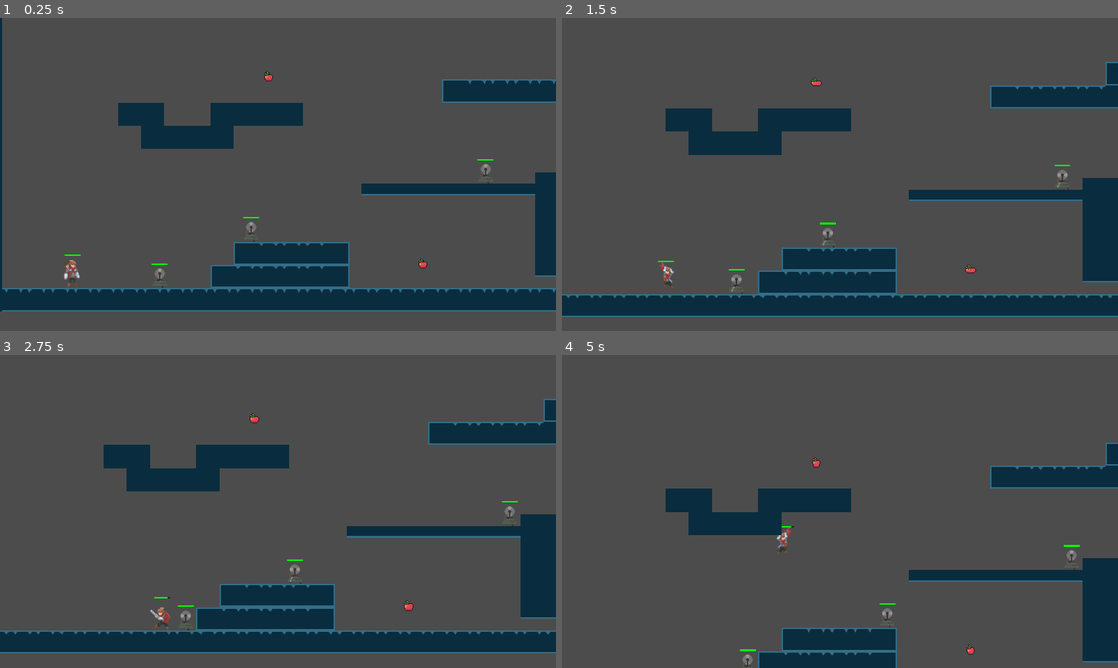
Above: before the commit, frames 1-4 (two rows, left to right).
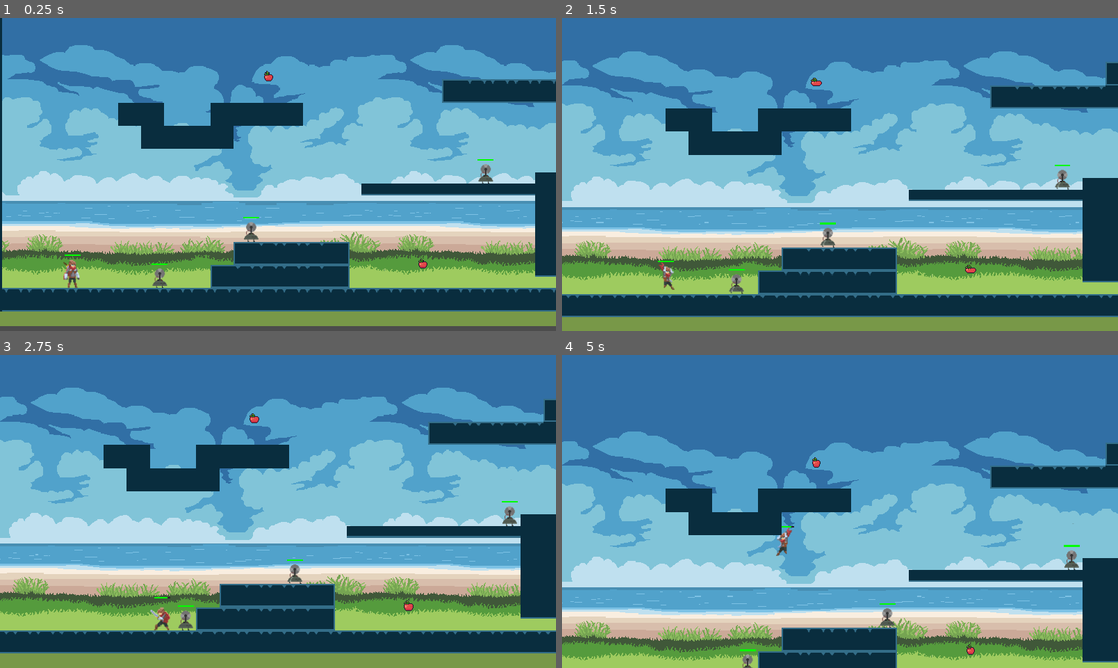
Above: after the commit, the same moments.

Repository: JoaoFAbrahan/GameJam_IFMS2021
Game: Godot game, scene res://Levels/Level_TESTE/SCENE_Level_TESTE.tscn
The game is run twice, just before and just after one commit, with the same random seed, the same clock (stepped at 60 frames per second) and the same inputs.
Inputs (mouse positions are in pixels of both pictures, inside the frame that each line leads up to):
- Up to frame 1 (0.25 s): no input
- Up to frame 2 (1.5 s): move the mouse to (962, 158) at 0.52 s; press the mouse at (962, 158) at 0.53 s; hold D (PlayerMovement_RIGHT) from 0.53 s (still down); tap Space (PlayerAction_JUMP) at 0.77 s; move the mouse to (728, 190) at 1.27 s; release the mouse at (728, 190) at 1.28 s; tap S (PlayerAction_CROUCH) at 1.35 s
- Up to frame 3 (2.75 s): tap Space (PlayerAction_JUMP) at 1.52 s; move the mouse to (333, 442) at 2.02 s; release D (PlayerMovement_RIGHT) at 2.03 s; hold A (PlayerMovement_LEFT) from 2.03 s (still down); tap Shift (PlayerAction_DASH) at 2.1 s
- Up to frame 4 (5 s): move the mouse to (812, 574) at 2.77 s; release A (PlayerMovement_LEFT) at 2.78 s; hold D (PlayerMovement_RIGHT) 2.78-4.28 s; click (812, 574) at 2.85 s; tap Space (PlayerAction_JUMP) at 3.02, 3.77, 4.52 s; move the mouse to (1006, 558) at 3.52 s; tap S (PlayerAction_CROUCH) at 3.6 s; move the mouse to (673, 464) at 4.27 s; hold A (PlayerMovement_LEFT) from 4.28 s (still down); tap Shift (PlayerAction_DASH) at 4.35 s

The runs differ from the first frame. In frame 1, 78% of the frame differs, in the area x 0-100%, y 0-99%; in frame 2, 79%; in frame 3, 79%; in frame 4, 87%, in the area x 0-100%, y 0-100%.

Commit message:
Adicionado e configurado Parallax Background 1024x544

Diff:
--- a/Levels/Level_TESTE/SCENE_Level_TESTE.tscn
+++ b/Levels/Level_TESTE/SCENE_Level_TESTE.tscn
@@ -1,10 +1,14 @@
-[gd_scene load_steps=17 format=2]
+[gd_scene load_steps=21 format=2]
 
 [ext_resource path="res://Characters/Player/SCENE_Player.tscn" type="PackedScene" id=1]
 [ext_resource path="res://Levels/Level_TESTE/Tilesets/TileSet 32x32.tres" type="TileSet" id=2]
 [ext_resource path="res://Levels/Level_TESTE/Sprite Tilesets/Tileset_TESTE(32x32).png" type="Texture" id=3]
 [ext_resource path="res://Assets/Probs/Items/Life_Item/SCENE_Life_Item.tscn" type="PackedScene" id=4]
 [ext_resource path="res://Characters/Enemies/Enemy_01/SCENE_Enemy-01.tscn" type="PackedScene" id=5]
+[ext_resource path="res://Levels/Maps/Level_TESTE/Background Maps/Background_01.png" type="Texture" id=6]
+[ext_resource path="res://Levels/Maps/Level_TESTE/Background Maps/Background_00.png" type="Texture" id=7]
+[ext_resource path="res://Levels/Maps/Level_TESTE/Background Maps/Background_02.png" type="Texture" id=8]
+[ext_resource path="res://Levels/Maps/Level_TESTE/Background Maps/Background_03.png" type="Texture" id=9]
 
 [sub_resource type="ConvexPolygonShape2D" id=1]
 points = PoolVector2Array( 0, 0, 16, 0, 16, 16, 0, 16 )
@@ -254,6 +258,43 @@
 
 [node name="Background Layer" type="Node2D" parent="World Components"]
 
+[node name="ParallaxBackground" type="ParallaxBackground" parent="World Components/Background Layer"]
+
+[node name="Background_00" type="ParallaxLayer" parent="World Components/Background Layer/ParallaxBackground"]
+motion_scale = Vector2( 0.6, 1 )
+motion_mirroring = Vector2( 1024, 0 )
+
+[node name="Sprite" type="Sprite" parent="World Components/Background Layer/ParallaxBackground/Background_00"]
+position = Vector2( -80.005, -523.997 )
+texture = ExtResource( 7 )
+centered = false
+
+[node name="Background_01" type="ParallaxLayer" parent="World Components/Background Layer/ParallaxBackground"]
+motion_scale = Vector2( 0.7, 1 )
+motion_mirroring = Vector2( 1024, 0 )
+
+[node name="Sprite" type="Sprite" parent="World Components/Background Layer/ParallaxBackground/Background_01"]
+position = Vector2( -80.005, -523.997 )
+texture = ExtResource( 6 )
+centered = false
+
+[node name="Background_02" type="ParallaxLayer" parent="World Components/Background Layer/ParallaxBackground"]
+motion_scale = Vector2( 0.8, 1 )
+motion_mirroring = Vector2( 1024, 0 )
+
+[node name="Sprite" type="Sprite" parent="World Components/Background Layer/ParallaxBackground/Background_02"]
+position = Vector2( -80.005, -523.997 )
+texture = ExtResource( 8 )
+centered = false
+
+[node name="Background_03" type="ParallaxLayer" parent="World Components/Background Layer/ParallaxBackground"]
+motion_mirroring = Vector2( 1024, 0 )
+
+[node name="Sprite" type="Sprite" parent="World Components/Background Layer/ParallaxBackground/Background_03"]
+position = Vector2( -80.005, -523.997 )
+texture = ExtResource( 9 )
+centered = false
+
 [node name="Main Layer" type="Node2D" parent="World Components"]
 
 [node name="TileMaps" type="Node" parent="World Components/Main Layer"]
Binary file added: Levels/Maps/Level_TESTE/Background Maps/Background_00.png
Not shown, added: Levels/Maps/Level_TESTE/Background Maps/Background_00.png.import
Binary file added: Levels/Maps/Level_TESTE/Background Maps/Background_01.png
Not shown, added: Levels/Maps/Level_TESTE/Background Maps/Background_01.png.import
Binary file added: Levels/Maps/Level_TESTE/Background Maps/Background_02.png
Not shown, added: Levels/Maps/Level_TESTE/Background Maps/Background_02.png.import
Binary file added: Levels/Maps/Level_TESTE/Background Maps/Background_03.png
Not shown, added: Levels/Maps/Level_TESTE/Background Maps/Background_03.png.import
